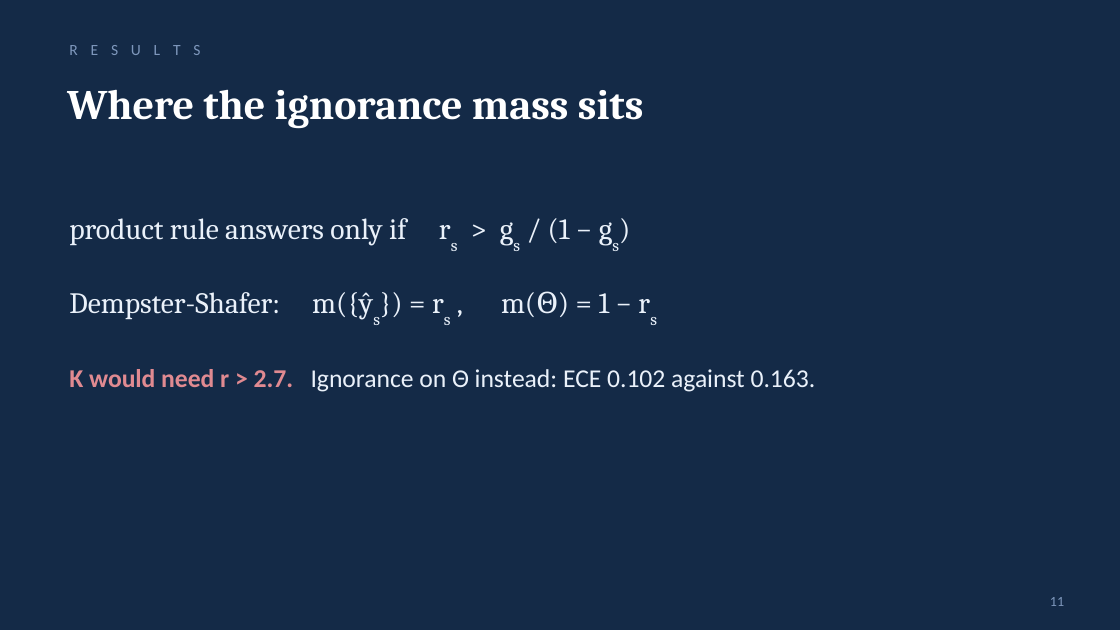
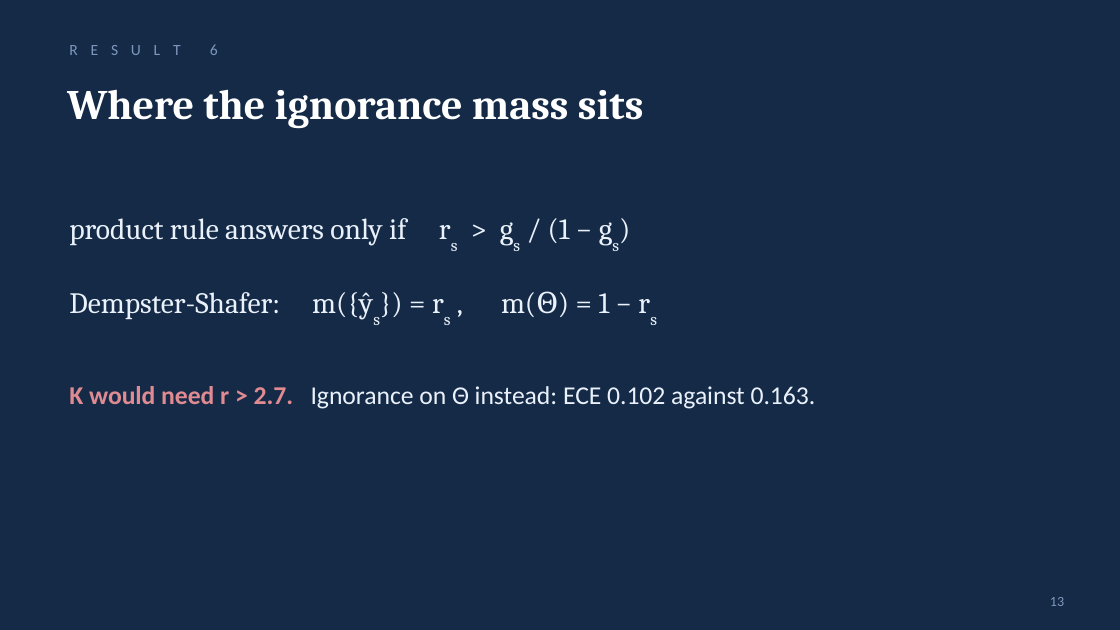
Before and after one commit to shecode-hue/knowing-where-not-to-look, a slide deck: slide 13 of presentation/knowing_where_not_to_look.pptx (slide 11 before the commit). Drawn at 1120x630 pixels with LibreOffice and Linux fonts; fonts in the diff are those of the drawing. Boxes give left, top, right and bottom in pixels: in the first picture for what was removed or moved away, otherwise in the second. Text is boxed around its words. In the diff, an @@ line names an element or a change of style, - is before the commit and + after.

```diff
--- a/presentation/knowing_where_not_to_look.pptx
+++ b/presentation/knowing_where_not_to_look.pptx
@@ text at [69, 44, 218, 55]: text changed @@
-R E S U L T S
+R E S U L T 6
@@ text "K would need r > ...": place and size @@
-text "K would need r > ..." at [69, 369, 816, 392]
+text "K would need r > ..." at [69, 386, 816, 409]
@@ page number at [1050, 597, 1064, 606]: text changed @@
-11
+13
```
Also in this commit, not shown: 10 other slides changed, 3 slides added, 1 slide removed, 2 other files.
